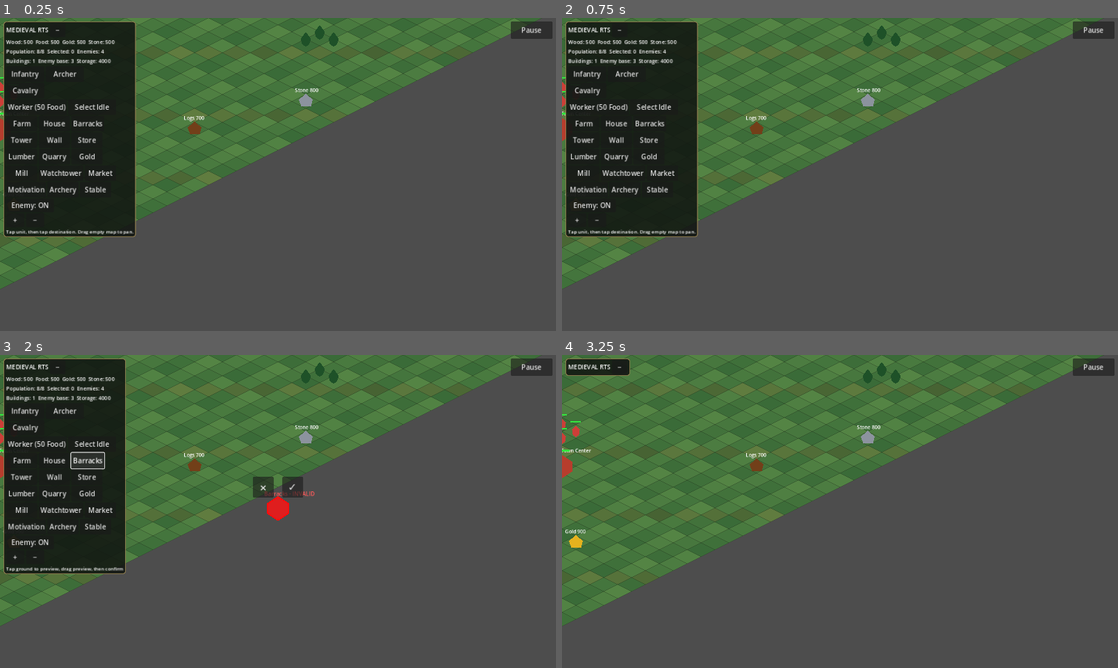
Above: before the commit, frames 1-4 (two rows, left to right).
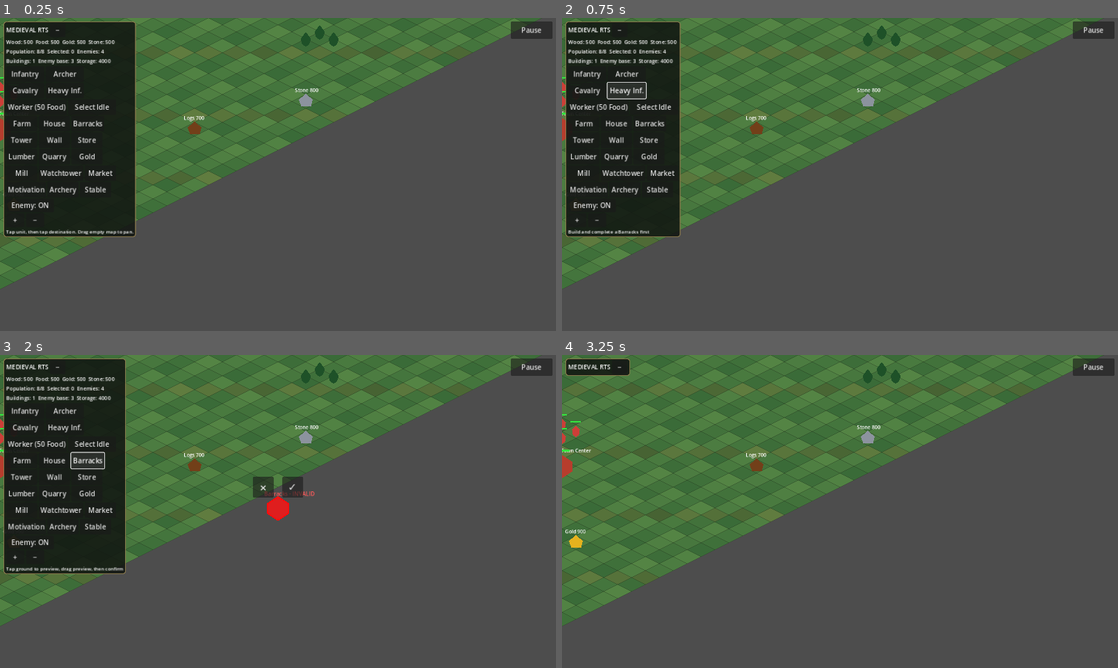
Above: after the commit, the same moments.

Repository: noub1234567-cmd/Medieval-RTS-Test
Game: Godot game, scene res://scenes/main.tscn
The game is run twice, just before and just after one commit, with the same random seed, the same clock (stepped at 60 frames per second) and the same inputs.
Inputs (mouse positions are in pixels of both pictures, inside the frame that each line leads up to):
- Up to frame 1 (0.25 s): no input
- Up to frame 2 (0.75 s): click (628, 89) at 0.5 s, where only the run after the commit has a clickable "Heavy Inf."
- Up to frame 3 (2 s): click "Barracks" at 1.25 s
- Up to frame 4 (3.25 s): click "−" at 2 s; click "×" at 2.75 s

The runs differ from the first frame. In frame 1, less than 0.1% of the frame differs, in the area x 8-15%, y 22-25%; in frame 2, 2.6%, in the area x 1-25%, y 1-70%; in frame 3, less than 0.1%; in frame 4, nothing differs.

Commit message:
Add heavy infantry recruitment at Barracks

Diff:
--- a/scripts/game.gd
+++ b/scripts/game.gd
@@ -754,6 +754,11 @@
 	recruit_cavalry_button.custom_minimum_size=Vector2(88,36)
 	recruit_cavalry_button.pressed.connect(recruit_cavalry)
 	cavalry_row.add_child(recruit_cavalry_button)
+	var recruit_heavy_infantry_button:=Button.new()
+	recruit_heavy_infantry_button.text="Heavy Inf."
+	recruit_heavy_infantry_button.custom_minimum_size=Vector2(88,36)
+	recruit_heavy_infantry_button.pressed.connect(recruit_heavy_infantry)
+	cavalry_row.add_child(recruit_heavy_infantry_button)
 	var worker_row:=HBoxContainer.new()
 	worker_row.add_theme_constant_override("separation",3)
 	v.add_child(worker_row)
@@ -924,6 +929,7 @@
 const LIGHT_INFANTRY_DATA:Resource=preload("res://resources/soldiers/light_infantry.tres")
 const ARCHER_DATA:Resource=preload("res://resources/soldiers/archer.tres")
 const CAVALRY_DATA:Resource=preload("res://resources/soldiers/cavalry.tres")
+const HEAVY_INFANTRY_DATA:Resource=preload("res://resources/soldiers/heavy_infantry.tres")
 
 func recruit_soldier() -> void:
 	var data:Resource=LIGHT_INFANTRY_DATA
@@ -1007,6 +1013,33 @@
 	units.append(cavalry)
 	update_status()
 	help_label.text="Cavalry recruited!"
+
+func recruit_heavy_infantry() -> void:
+	var barracks:Node2D=null
+	for b in buildings:
+		if is_instance_valid(b) and b.team==0 and b.building_type=="Barracks" and b.is_complete and b.health>0:
+			barracks=b
+			break
+	if barracks==null:
+		help_label.text="Build and complete a Barracks first"
+		return
+	if population+HEAVY_INFANTRY_DATA.population_cost>population_cap:
+		help_label.text="Population limit reached"
+		return
+	if resources.food<HEAVY_INFANTRY_DATA.food_cost or resources.gold<HEAVY_INFANTRY_DATA.gold_cost:
+		help_label.text="Heavy Infantry costs %d food and %d gold" % [HEAVY_INFANTRY_DATA.food_cost,HEAVY_INFANTRY_DATA.gold_cost]
+		return
+	resources.food-=HEAVY_INFANTRY_DATA.food_cost
+	resources.gold-=HEAVY_INFANTRY_DATA.gold_cost
+	population+=HEAVY_INFANTRY_DATA.population_cost
+	var heavy_infantry:Node2D=UnitScene.instantiate()
+	add_child(heavy_infantry)
+	heavy_infantry.set_team(0)
+	heavy_infantry.apply_soldier_data(HEAVY_INFANTRY_DATA)
+	heavy_infantry.position=find_spawn_position(barracks.position)
+	units.append(heavy_infantry)
+	update_status()
+	help_label.text="Heavy Infantry recruited!"
 
 func find_spawn_position(origin:Vector2)->Vector2:
 	var offsets=[Vector2(48,0),Vector2(-48,0),Vector2(0,48),Vector2(0,-48),Vector2(48,48),Vector2(-48,-48),Vector2(48,-48),Vector2(-48,48)]
